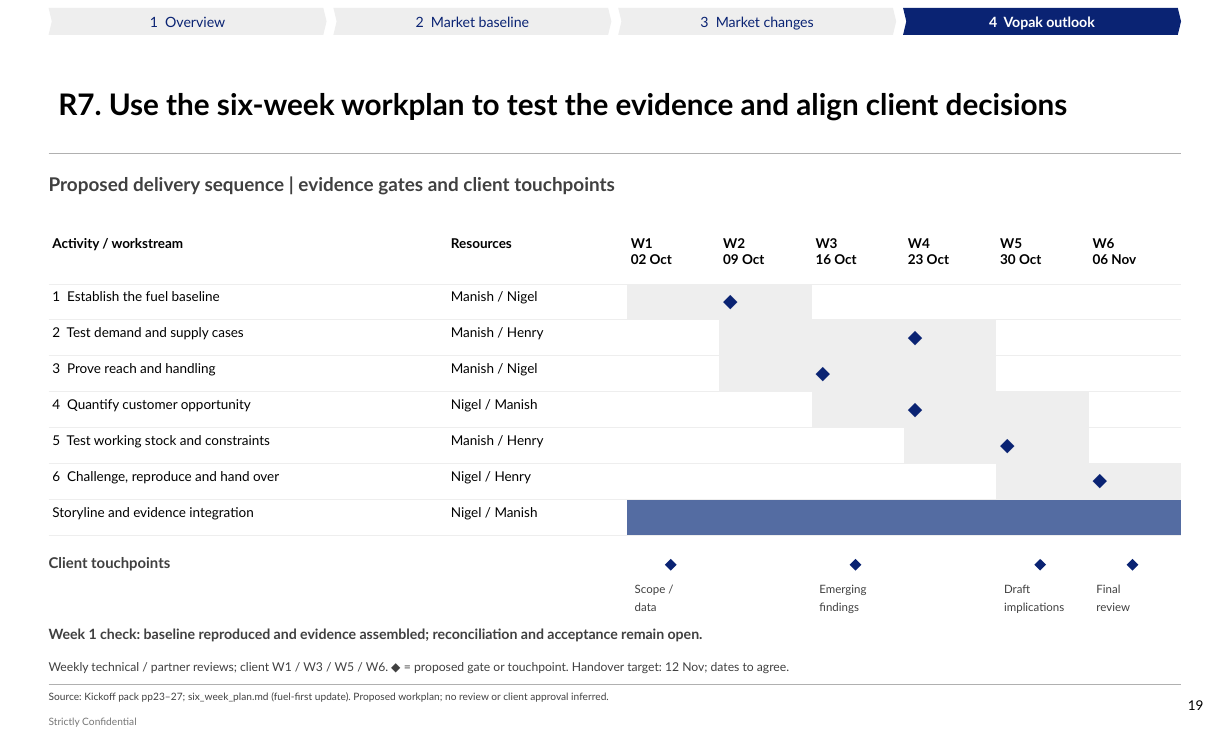
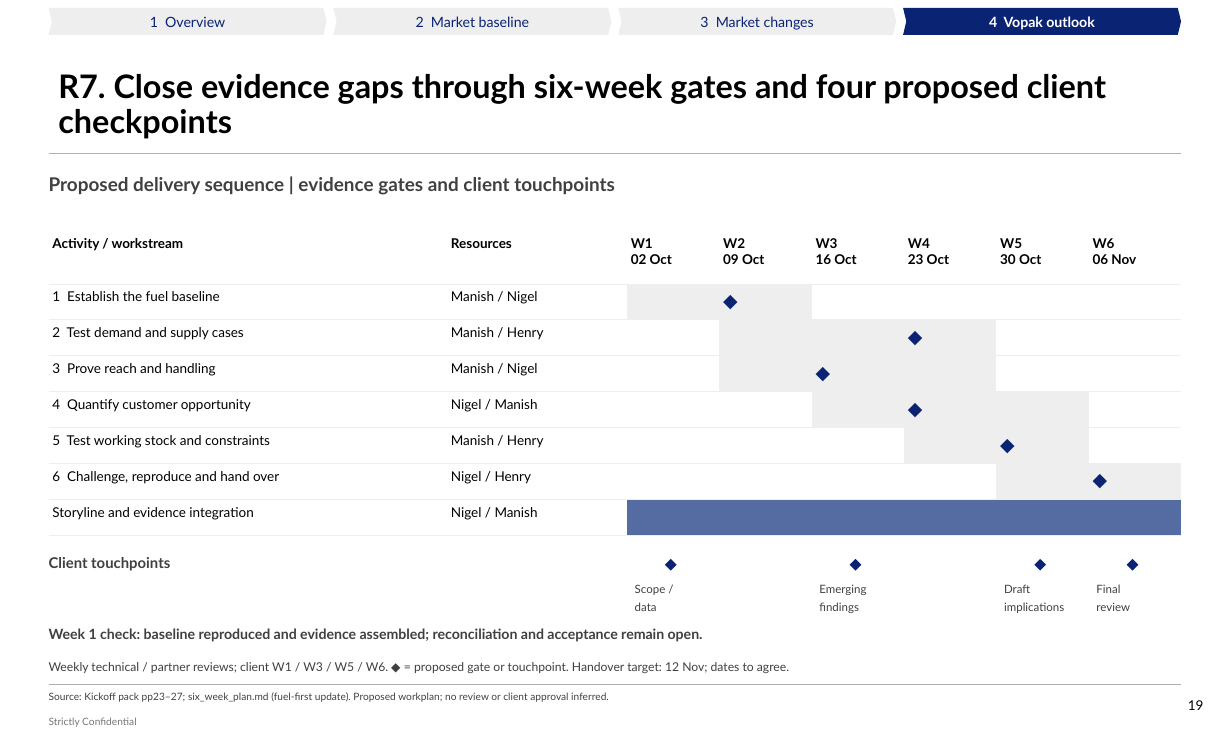
Before and after one commit to Africa-International-Advisors/liquid_fuels_model, a slide deck: slide 19 of pptx/output/delivered/Vopak_Week1_Convergence_2026_10_06.pptx. Drawn at 1232x729 pixels with LibreOffice and Linux fonts; fonts in the diff are those of the drawing; background and template pictures are left out. Boxes give left, top, right and bottom in pixels: in the first picture for what was removed or moved away, otherwise in the second. Text is boxed around its words. In the diff, an @@ line names an element or a change of style, - is before the commit and + after.

```diff
--- a/pptx/output/delivered/Vopak_Week1_Convergence_2026_10_06.pptx
+++ b/pptx/output/delivered/Vopak_Week1_Convergence_2026_10_06.pptx
@@ title at (x1=58, y1=74, x2=1106, y2=139): text changed; size 22 to 24 pt @@
-R7. Use the six-week workplan to test the evidence and align client decisions
+R7. Close evidence gaps through six-week gates and four proposed client checkpoints
```
Also in this commit, not shown: 17 other slides changed, 8 other files.
